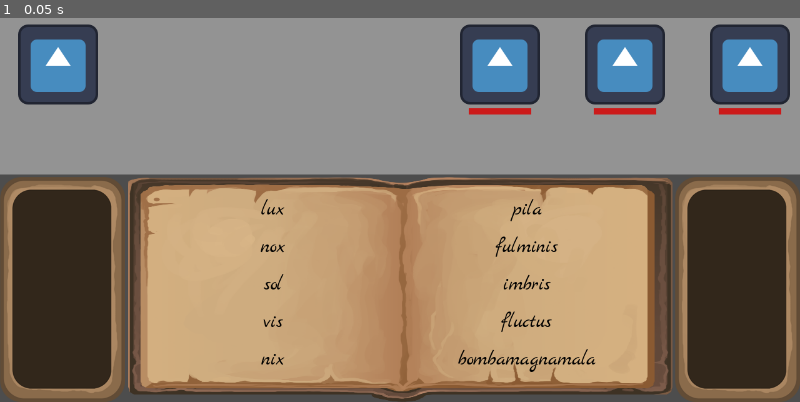
Above: before the commit, frame 1.
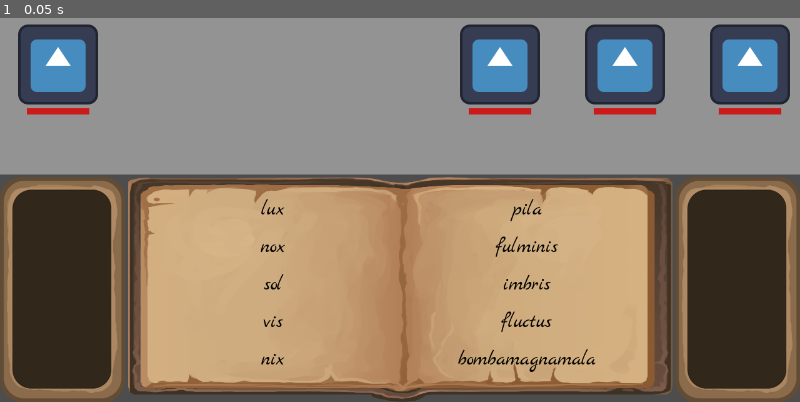
Above: after the commit, the same moment.

Repository: Jelleas/brackeys_2026
Game: Godot game, scene res://main.tscn
The game is run twice, just before and just after one commit, with the same random seed, the same clock (stepped at 60 frames per second) and the same inputs. The engine's default icon, where the game draws it, is replaced by a stand-in: a white triangle on a blue panel in a dark square.
Inputs:
- Up to frame 1 (0.05 s): no input

The runs differ from the first frame. In frame 1, 0.1% of the frame differs, in the area x 3-12%, y 23-26%.

Commit message:
folder adherence

Diff:
--- a/monster/monster.gd
+++ b/monster/monster.gd
@@ -1,8 +1,6 @@
 extends Node2D
 
 class_name Monster
-
-signal monster_killed(monster: Monster)
 
 @onready var monster_body: Area2D = $MonsterBody
 @onready var health_bar: TextureProgressBar = $TextureProgressBar
@@ -13,6 +11,7 @@
 var config: MonsterConfig
 var damage: int = 10
 var is_dead: bool = false
+var attack_timer: Timer
 
 func _ready() -> void:
 	original_modulate = modulate
@@ -34,6 +33,11 @@
 	shape.radius = tex_size.x / 2.0
 	shape.height = tex_size.y
 
+	attack_timer = Timer.new()
+	attack_timer.one_shot = false
+	attack_timer.timeout.connect(_on_attack_timer)
+	add_child(attack_timer)
+
 func _create_healthbar() -> void:
 	var under_tex = GradientTexture2D.new()
 	under_tex.width = 100
@@ -52,15 +56,15 @@
 	health_bar.position = Vector2(-50, 70)
 	health_bar.size = Vector2(100, 10)
 
+func init(_config: MonsterConfig):
+	config = _config
+	health = config.health
+	damage = config.damage
+
 func get_hit(incoming_hit: int):
 	if is_dead:
 		return
 	take_damage(incoming_hit)
-
-func init(_config: MonsterConfig):
-	config = _config
-	health = config.health
-	damage = config.damage
 
 func take_damage(damage: int):
 	health -= damage
@@ -68,8 +72,19 @@
 	_play_hit_sound()
 	if(health <= 0):
 		is_dead = true
-		monster_killed.emit(self)
 		Bus.monster_killed.emit(self)
 
 func _play_hit_sound():
 	voice_player.play()
+
+func start_attacking() -> void:
+	attack_timer.wait_time = config.attack_interval
+	attack_timer.start()
+
+func stop_attacking() -> void:
+	attack_timer.stop()
+
+func _on_attack_timer() -> void:
+	if is_dead:
+		return
+	Bus.monster_attacked.emit(damage)
--- a/monster/monster_config.gd
+++ b/monster/monster_config.gd
@@ -6,3 +6,4 @@
 @export var damage: int
 @export var resistances: Array[String]
 @export var experience: int
+@export var attack_interval: float
--- a/monster/monster_spawner.gd
+++ b/monster/monster_spawner.gd
@@ -27,12 +27,20 @@
 		monster.position = slot_start_position + Vector2(index * slot_spacing, 0)
 		add_child(monster)
 		visible_monsters.append(monster)
+	_update_front_attacker()
 
 func _reposition_monsters() -> void:
 	for i in range(visible_monsters.size()):
 		var target_pos = slot_start_position + Vector2(i * slot_spacing, 0)
 		var tween = visible_monsters[i].create_tween()
 		tween.tween_property(visible_monsters[i], "position", target_pos, 0.3)
+
+func _update_front_attacker() -> void:
+	for monster in visible_monsters:
+		if is_instance_valid(monster):
+			monster.stop_attacking()
+	if visible_monsters.size() > 0 and is_instance_valid(visible_monsters[0]):
+		visible_monsters[0].start_attacking()
 
 func _on_monster_killed(monster: Monster) -> void:
 	var index = visible_monsters.find(monster)
@@ -41,4 +49,5 @@
 	visible_monsters.remove_at(index)
 	monster.queue_free()
 	_reposition_monsters()
+	_update_front_attacker()
 	call_deferred("_fill_slots")
--- a/signal_bus.gd
+++ b/signal_bus.gd
@@ -6,3 +6,5 @@
 signal spell_matched(spell: SpellConfigs.Spell)
 
 signal monster_killed(monster: Monster)
+signal monster_attacked(damage: int)
+signal wizard_killed()
--- a/wizard/wizard.gd
+++ b/wizard/wizard.gd
@@ -1,7 +1,36 @@
 extends Node2D
+
+@onready var health_bar: TextureProgressBar = $TextureProgressBar
+
+@export var health: int = 100
+@export var max_health: int = 100
 
 func _ready():
 	Bus.spell_matched.connect(_on_spell_matched)
+	Bus.monster_attacked.connect(_on_monster_attacked)
+
+	health_bar.max_value = max_health
+	health_bar.value = health
+
+	_create_healthbar()
+
+func _create_healthbar() -> void:
+	var under_tex = GradientTexture2D.new()
+	under_tex.width = 100
+	under_tex.height = 10
+	under_tex.gradient = Gradient.new()
+	under_tex.gradient.colors = PackedColorArray([Color(0.2, 0.2, 0.2), Color(0.2, 0.2, 0.2)])
+	health_bar.texture_under = under_tex
+
+	var progress_tex = GradientTexture2D.new()
+	progress_tex.width = 100
+	progress_tex.height = 10
+	progress_tex.gradient = Gradient.new()
+	progress_tex.gradient.colors = PackedColorArray([Color(0.8, 0.1, 0.1), Color(0.8, 0.1, 0.1)])
+	health_bar.texture_progress = progress_tex
+
+	health_bar.position = Vector2(-50, 70)
+	health_bar.size = Vector2(100, 10)
 
 func cast(spell: SpellConfigs.Spell):
 	var projectile = spell.get_scene().instantiate()
@@ -10,3 +39,9 @@
 
 func _on_spell_matched(spell: SpellConfigs.Spell):
 	cast(spell)
+
+func _on_monster_attacked(dmg: int) -> void:
+	health -= dmg
+	if health <= 0:
+		health = 0
+		Bus.wizard_killed.emit()
--- a/wizard/wizard.tscn
+++ b/wizard/wizard.tscn
@@ -8,3 +8,7 @@
 
 [node name="Sprite2D" type="Sprite2D" parent="." unique_id=1440285425]
 texture = ExtResource("2_ar7j0")
+
+[node name="TextureProgressBar" type="TextureProgressBar" parent="." unique_id=1117597936]
+offset_right = 40.0
+offset_bottom = 40.0
